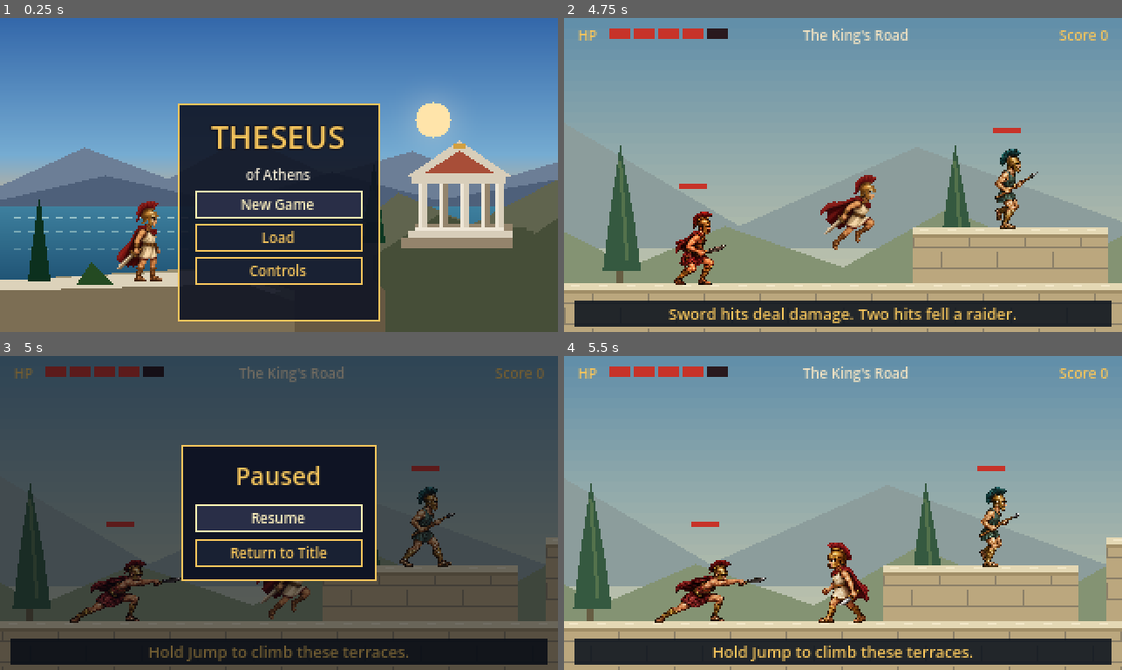
Above: before the commit, frames 1-4 (two rows, left to right).
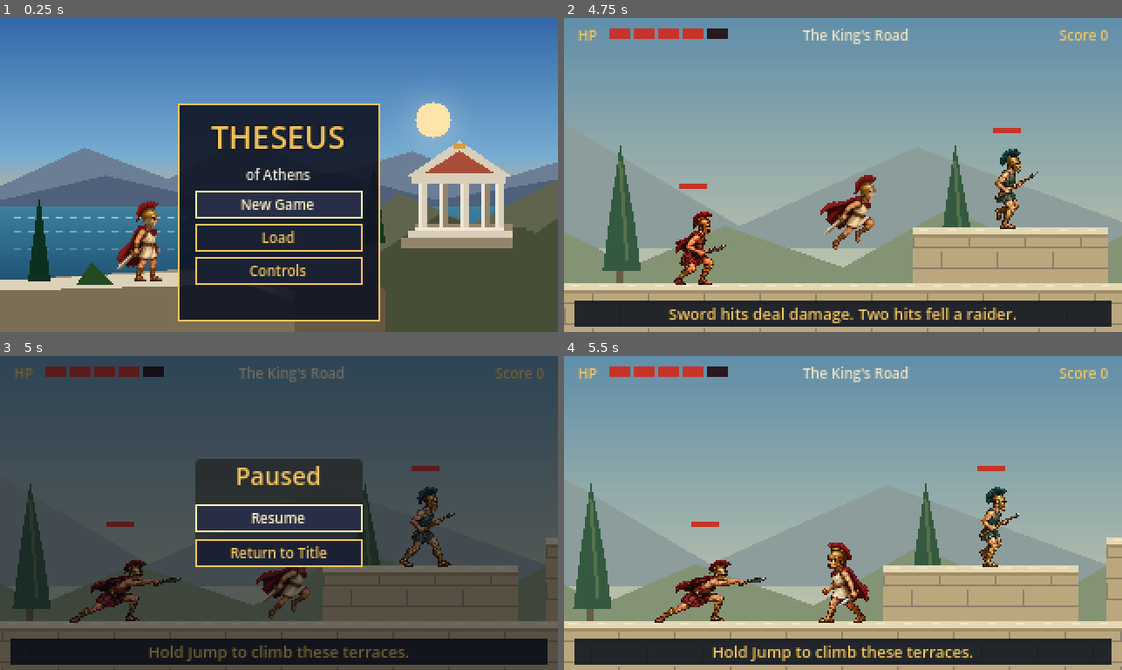
Above: after the commit, the same moments.

Repository: christsantiris/Theseus
Game: Godot game, scene res://scenes/main/main.tscn
Same seed, same stepped clock (60 frames per second), same inputs: the game is played once before the commit and once after it.
Inputs:
- Up to frame 1 (0.25 s): no input
- Up to frame 2 (4.75 s): click "New Game" at 0.5 s; tap Enter at 1.25 s; hold D (move_right) 1.28-2.78 s; tap Space (attack) at 1.35, 2.3, 2.85, 3.8, 4.35 s; tap Up (jump) at 1.52, 1.55, 1.82, 2.1, 2.27, 2.57, 3.05, 3.77, 4.07, 4.52, 4.55 s; hold A (move_left) 2.78-3.53 s; hold D (move_right) from 3.53 s (still down); tap Down (duck) at 3.6 s
- Up to frame 3 (5 s): keep holding D (move_right); tap Up (jump) at 4.82 s; tap Escape (pause) at 4.9 s
- Up to frame 4 (5.5 s): release D (move_right) at 5.03 s; hold A (move_left) from 5.03 s (still down); tap Up (jump) at 5.1, 5.27 s; tap Space (attack) at 5.3 s

Frames 1-2 are identical in both runs. In frame 3, 9.0% of the frame differs, in the area x 32-68%, y 28-72%; in frame 4, nothing differs.

Commit message:
Add level 3 with Lamia encounters

Diff:
--- a/scenes/levels/level_1.gd
+++ b/scenes/levels/level_1.gd
@@ -10,6 +10,7 @@
 	"telchine": preload("res://scenes/enemies/telchine.tscn"),
 	"spartoi": preload("res://scenes/enemies/spartoi.tscn"),
 	"bird": preload("res://scenes/enemies/stymphalian_bird.tscn"),
+	"lamia": preload("res://scenes/enemies/lamia.tscn"),
 }
 const FLASK := preload("res://scenes/pickups/health_flask.tscn")
 const CHECKPOINT := preload("res://scenes/objects/checkpoint.tscn")
@@ -119,12 +120,6 @@
 
 func _style_pause_screen() -> void:
 	var theme := preload("res://scenes/ui/theme_helpers.gd")
-	var panel_style := StyleBoxFlat.new()
-	panel_style.bg_color = Color(0.06, 0.08, 0.14, 1)
-	panel_style.border_color = theme.GOLD
-	panel_style.set_border_width_all(1)
-	panel_style.set_content_margin_all(8)
-	pause_panel.add_theme_stylebox_override("panel", panel_style)
 	for button in [resume_button, next_button, replay_button, title_button]:
 		theme.style_button(button, 8)
 		button.custom_minimum_size = Vector2(96, 16)
@@ -253,6 +248,7 @@
 	resume_button.hide()
 	replay_button.show()
 	next_button.visible = not next_level.is_empty()
+	next_button.text = "Continue to Level %d" % (level_number + 1)
 	pause_screen.show()
 	if next_button.visible:
 		next_button.grab_focus()
--- a/scenes/levels/level_2.gd
+++ b/scenes/levels/level_2.gd
@@ -4,7 +4,7 @@
 func _ready() -> void:
 	layout = preload("res://scenes/levels/level_2_layout.gd")
 	level_number = 2
-	next_level = ""
+	next_level = "res://scenes/levels/level_3.tscn"
 	objective = "Follow the rocky coast. Duck high birds; jump low birds."
 	completion_text = "The coastal sanctuary is clear."
 	super()
--- /dev/null
+++ b/scenes/levels/level_3.gd
@@ -0,0 +1,10 @@
+extends "res://scenes/levels/level_1.gd"
+
+
+func _ready() -> void:
+	layout = preload("res://scenes/levels/level_3_layout.gd")
+	level_number = 3
+	next_level = ""
+	objective = "Cross the town. Wait for Lamia's coils to open."
+	completion_text = "The city's sacred road is clear."
+	super()
--- /dev/null
+++ b/scenes/levels/level_3.tscn
@@ -0,0 +1,14 @@
+[gd_scene load_steps=4 format=3]
+
+[ext_resource type="PackedScene" path="res://scenes/levels/level_1.tscn" id="1_base"]
+[ext_resource type="Script" path="res://scenes/levels/level_3.gd" id="2_level"]
+[ext_resource type="Script" path="res://scenes/levels/level_3_geometry.gd" id="3_town"]
+
+[node name="Level3" instance=ExtResource("1_base")]
+script = ExtResource("2_level")
+
+[node name="World" parent="." index="0"]
+script = ExtResource("3_town")
+
+[node name="Player" parent="." index="1"]
+position = Vector2(48, 280)
--- /dev/null
+++ b/scenes/levels/level_3_geometry.gd
@@ -0,0 +1,109 @@
+@tool
+extends "res://scenes/levels/level_geometry.gd"
+
+const Town := preload("res://scenes/levels/level_3_layout.gd")
+
+
+func _ready() -> void:
+	_make_solid("Ground", Rect2(0, Town.FLOOR_Y, Town.WIDTH, 64))
+	_make_solid("LeftBoundary", Rect2(-16, -128, 16, 512))
+	_make_solid("RightBoundary", Rect2(Town.WIDTH, -128, 16, 512))
+	for index in Town.PLATFORMS.size():
+		_make_solid("TownTerrace%d" % index, Town.PLATFORMS[index])
+	queue_redraw()
+
+
+func _draw() -> void:
+	for y in range(0, Town.HEIGHT, 8):
+		draw_rect(Rect2(0, y, Town.WIDTH, 8), Color("789ba9").lerp(Color("e2d4b1"), float(y) / Town.HEIGHT))
+	for x in range(-160, Town.WIDTH, 320):
+		draw_colored_polygon(PackedVector2Array([Vector2(x, 280), Vector2(x + 80, 106), Vector2(x + 176, 84), Vector2(x + 320, 280)]), Color("a5b2a5"))
+	# Muted distant rooflines sit behind the warmer, detailed town buildings.
+	for x in range(-64, Town.WIDTH, 96):
+		var base := Town.surface_at(x + 48) + 16
+		var height := 70 + (posmod(x, 5) * 8)
+		draw_rect(Rect2(x, base - height, 84, height), Color("acb5a6"))
+		draw_colored_polygon(PackedVector2Array([Vector2(x - 4, base - height), Vector2(x + 42, base - height - 16), Vector2(x + 88, base - height)]), Color("a69d8b"))
+	for x in range(-32, Town.WIDTH - 64, 160):
+		var base := Town.surface_at(x + 48) + 12
+		_house(x, base, 72 + posmod(x, 3) * 8, posmod(x, 2) == 0)
+	for x in [352, 1376, 2048, 2736, 3408, 4528]:
+		_background_temple(x, Town.surface_at(x) + 10)
+	_colonnade(2240, 280, 4)
+	_colonnade(3008, 216, 3)
+	for x in [152, 1504, 2000, 4000, 4160]:
+		_town_cypress(x, Town.surface_at(x))
+	for x in [1184, 1808, 2944, 3712, 4400]:
+		var base := Town.surface_at(x)
+		_amphora(x, base + 2)
+	_paving(Rect2(0, Town.FLOOR_Y, Town.WIDTH, 40))
+	for platform: Rect2 in Town.PLATFORMS:
+		_paving(platform)
+
+
+func _house(x: float, base: float, height: float, blue_door: bool) -> void:
+	var top := base - height
+	draw_rect(Rect2(x, top, 120, height), Color("c8bda0"))
+	draw_rect(Rect2(x + 4, top + 4, 84, height - 4), Color("d6ccb0"))
+	draw_rect(Rect2(x + 105, top + 6, 15, height - 6), Color("b5aa91"))
+	draw_colored_polygon(PackedVector2Array([Vector2(x - 8, top), Vector2(x + 54, top - 20), Vector2(x + 128, top)]), Color("a16c54"))
+	for row in 3:
+		draw_line(Vector2(x + row * 18 - 2, top - row * 5), Vector2(x + 126 - row * 18, top - row * 5), Color("bd8d68"))
+	draw_rect(Rect2(x - 6, top, 132, 4), Color("d9c5a3"))
+	draw_rect(Rect2(x + 48, base - 37, 22, 37), Color("55777a") if blue_door else Color("877556"))
+	draw_rect(Rect2(x + 50, base - 35, 3, 35), Color("789391") if blue_door else Color("a58a61"))
+	draw_rect(Rect2(x + 46, base - 40, 26, 4), Color("b3a68a"))
+	for window_x in [18, 86]:
+		draw_rect(Rect2(x + window_x, top + 14, 14, 19), Color("7c8d86"))
+		draw_rect(Rect2(x + window_x - 2, top + 33, 18, 3), Color("e0d5b8"))
+		draw_line(Vector2(x + window_x + 7, top + 15), Vector2(x + window_x + 7, top + 31), Color("b2b79f"))
+	for stone_x in range(8, 116, 24):
+		draw_rect(Rect2(x + stone_x, base - 8, 18, 2), Color("b8ad92"))
+
+
+func _background_temple(x: float, base: float) -> void:
+	draw_rect(Rect2(x - 52, base - 6, 104, 6), Color("b9b198"))
+	draw_rect(Rect2(x - 45, base - 68, 90, 62), Color("a4a896"))
+	for column_x in [-36, -12, 12, 36]:
+		draw_rect(Rect2(x + column_x - 5, base - 67, 10, 61), Color("d3ccb1"))
+		draw_rect(Rect2(x + column_x - 5, base - 65, 3, 57), Color("e1d8ba"))
+		draw_rect(Rect2(x + column_x - 7, base - 72, 14, 6), Color("d9d0b4"))
+	draw_rect(Rect2(x - 49, base - 80, 98, 9), Color("d7cdb0"))
+	draw_colored_polygon(PackedVector2Array([Vector2(x - 51, base - 80), Vector2(x, base - 106), Vector2(x + 51, base - 80)]), Color("d1c5a8"))
+	draw_colored_polygon(PackedVector2Array([Vector2(x - 37, base - 82), Vector2(x, base - 99), Vector2(x + 37, base - 82)]), Color("ad8265"))
+	draw_rect(Rect2(x - 3, base - 110, 6, 6), Color("cfb46d"))
+
+
+func _colonnade(x: float, base: float, columns: int) -> void:
+	for index in columns:
+		var at := x + index * 40
+		draw_rect(Rect2(at - 5, base - 65, 10, 65), Color("c1baa0"))
+		draw_rect(Rect2(at - 5, base - 64, 3, 62), Color("d9d0b1"))
+		draw_rect(Rect2(at - 8, base - 70, 16, 6), Color("ded3b4"))
+	draw_rect(Rect2(x - 12, base - 78, (columns - 1) * 40 + 24, 9), Color("cabd9e"))
+
+
+func _town_cypress(x: float, base: float) -> void:
+	draw_rect(Rect2(x - 2, base - 20, 4, 20), Color("7d7458"))
+	draw_colored_polygon(PackedVector2Array([Vector2(x - 10, base - 12), Vector2(x - 5, base - 42), Vector2(x, base - 72), Vector2(x + 6, base - 43), Vector2(x + 10, base - 12)]), Color("59745d"))
+	draw_line(Vector2(x, base - 58), Vector2(x + 3, base - 18), Color("7e8c65"), 2)
+
+
+func _amphora(x: float, base: float) -> void:
+	draw_colored_polygon(PackedVector2Array([Vector2(x - 4, base), Vector2(x - 7, base - 13), Vector2(x - 3, base - 20), Vector2(x - 3, base - 24), Vector2(x + 3, base - 24), Vector2(x + 3, base - 20), Vector2(x + 7, base - 13), Vector2(x + 4, base)]), Color("ae7853"))
+	draw_line(Vector2(x - 2, base - 18), Vector2(x - 3, base - 5), Color("c99b6c"), 2)
+	draw_arc(Vector2(x - 5, base - 16), 5, PI * 0.5, PI * 1.6, 8, Color("a17653"), 2)
+	draw_arc(Vector2(x + 5, base - 16), 5, -PI * 0.6, PI * 0.5, 8, Color("a17653"), 2)
+
+
+func _paving(rectangle: Rect2) -> void:
+	draw_rect(rectangle, Color("b1a383"))
+	for y in range(int(rectangle.position.y) + 12, int(rectangle.end.y), 12):
+		draw_line(Vector2(rectangle.position.x, y), Vector2(rectangle.end.x, y), Color("8e846e"))
+		var shift := 16 if y % 24 == 0 else 0
+		for x in range(int(rectangle.position.x) + shift, int(rectangle.end.x), 32):
+			draw_line(Vector2(x, y - 10), Vector2(x, y), Color("958a70"))
+	draw_rect(Rect2(rectangle.position, Vector2(rectangle.size.x, 4)), Color("eee1be"))
+	draw_rect(Rect2(rectangle.position + Vector2(0, 4), Vector2(rectangle.size.x, 3)), Color("cbbb94"))
+	for x in range(int(rectangle.position.x) + 5, int(rectangle.end.x) - 8, 24):
+		draw_rect(Rect2(x, rectangle.position.y + 1, 9, 1), Color("fbf0d0"))
--- /dev/null
+++ b/scenes/levels/level_3_layout.gd
@@ -0,0 +1,78 @@
+extends RefCounted
+
+const WIDTH := 4800
+const HEIGHT := 320
+const FLOOR_Y := 280
+const START := Vector2(48, FLOOR_Y)
+const SECTIONS := [
+	{"x": 0, "name": "City Gate"},
+	{"x": 960, "name": "Potters' Quarter"},
+	{"x": 1920, "name": "Agora Terraces"},
+	{"x": 2880, "name": "Temple District"},
+	{"x": 3840, "name": "Acropolis Approach"},
+]
+
+# Connected uphill steps and generous combat landings keep every missed jump
+# recoverable. The breaks at street level are shallow courtyards, not pits.
+const PLATFORMS := [
+	Rect2(480, 264, 256, 16), Rect2(736, 248, 112, 32),
+	Rect2(848, 232, 320, 48), Rect2(1168, 248, 128, 32),
+	Rect2(1296, 264, 128, 16),
+	Rect2(1488, 264, 112, 16), Rect2(1600, 248, 160, 32),
+	Rect2(1760, 264, 128, 16),
+	Rect2(2208, 264, 112, 16), Rect2(2320, 248, 112, 32),
+	Rect2(2432, 232, 224, 48), Rect2(2656, 216, 256, 64),
+	Rect2(2912, 200, 128, 80), Rect2(3040, 184, 128, 96),
+	Rect2(3168, 168, 192, 112), Rect2(3360, 152, 256, 128),
+	Rect2(3616, 184, 112, 96), Rect2(3728, 216, 112, 64),
+	Rect2(3840, 248, 112, 32), Rect2(3952, 264, 112, 16),
+	Rect2(4240, 264, 112, 16), Rect2(4352, 248, 192, 32),
+	Rect2(4544, 264, 80, 16),
+]
+
+const ENEMIES := [
+	{"name": "HopliteCityGate", "kind": "hoplite", "position": Vector2(304, 280), "patrol": Vector2(240, 368)},
+	{"name": "PeltastGate", "kind": "peltast", "position": Vector2(576, 264), "patrol": Vector2(512, 688)},
+	{"name": "SpartoiWorkshop", "kind": "spartoi", "position": Vector2(784, 248), "patrol": Vector2(752, 832)},
+	{"name": "LamiaWorkshop", "kind": "lamia", "position": Vector2(1040, 232), "patrol": Vector2(944, 1120)},
+	{"name": "SpartoiPotters", "kind": "spartoi", "position": Vector2(1344, 264), "patrol": Vector2(1312, 1408)},
+	{"name": "PeltastPotters", "kind": "peltast", "position": Vector2(1680, 248), "patrol": Vector2(1616, 1744)},
+	{"name": "HopliteAgora", "kind": "hoplite", "position": Vector2(2100, 280), "patrol": Vector2(2040, 2160)},
+	{"name": "HopliteColonnade", "kind": "hoplite", "position": Vector2(2528, 232), "patrol": Vector2(2464, 2624)},
+	{"name": "LamiaAgora", "kind": "lamia", "position": Vector2(2800, 216), "patrol": Vector2(2720, 2864)},
+	{"name": "PeltastTempleLanding", "kind": "peltast", "position": Vector2(3088, 184), "patrol": Vector2(3056, 3152)},
+	{"name": "SpartoiTempleRoof", "kind": "spartoi", "position": Vector2(3264, 168), "patrol": Vector2(3184, 3344)},
+	{"name": "LamiaTemple", "kind": "lamia", "position": Vector2(3504, 152), "patrol": Vector2(3424, 3584)},
+	{"name": "PeltastDescent", "kind": "peltast", "position": Vector2(3888, 248), "patrol": Vector2(3856, 3936)},
+	{"name": "SpartoiSanctuary", "kind": "spartoi", "position": Vector2(4208, 280), "patrol": Vector2(4144, 4232)},
+	{"name": "LamiaSanctuary", "kind": "lamia", "position": Vector2(4448, 248), "patrol": Vector2(4384, 4512)},
+	{"name": "HopliteAcropolisGuard", "kind": "hoplite", "position": Vector2(4672, 280), "patrol": Vector2(4640, 4704)},
+]
+
+const FLASKS := [
+	{"name": "HealthFlaskGate", "position": Vector2(432, 280)},
+	{"name": "HealthFlaskPotters", "position": Vector2(1456, 280)},
+	{"name": "HealthFlaskAgora", "position": Vector2(2384, 248)},
+	{"name": "HealthFlaskTemple", "position": Vector2(3664, 184)},
+	{"name": "HealthFlaskAcropolis", "position": Vector2(4320, 264)},
+]
+const CHECKPOINTS := [
+	{"name": "AgoraShrine", "position": Vector2(1960, 280), "spawn": Vector2(1984, 280)},
+	{"name": "AcropolisShrine", "position": Vector2(4096, 280), "spawn": Vector2(4120, 280)},
+]
+const EXIT := Vector2(4752, FLOOR_Y)
+const GATE_GUARD := "HopliteAcropolisGuard"
+const TIPS := [
+	{"x": 80, "end": 320, "text": "The town road leads to the acropolis."},
+	{"x": 864, "end": 1120, "text": "Lamia reaches far. Bait her strike, then wait."},
+	{"x": 1120, "end": 1456, "text": "Closed coils are protected. Counter when open."},
+	{"x": 2656, "end": 2880, "text": "Jump the long strike or retreat out of reach."},
+]
+
+
+static func surface_at(x: float) -> float:
+	var surface := float(FLOOR_Y)
+	for platform: Rect2 in PLATFORMS:
+		if x >= platform.position.x and x < platform.end.x:
+			surface = minf(surface, platform.position.y)
+	return surface
--- a/tests/level_2_smoke.gd
+++ b/tests/level_2_smoke.gd
@@ -96,7 +96,7 @@
 	_expect(level.level_number == 2 and level.player.position.distance_to(Coast.CHECKPOINTS[1].spawn) < 1.0, "Title Load resumes the latest Level 2 shrine")
 	await _traverse()
 	level = current_scene
-	_expect(not level.next_button.visible and level.pause_heading.text == "Level 2 Complete", "Coastal temple completes Level 2 without a missing next level")
+	_expect(level.next_button.visible and level.next_button.text == "Continue to Level 3" and level.pause_heading.text == "Level 2 Complete", "Coastal temple completion offers Level 3")
 	level._on_replay_pressed()
 	await _frames()
 	_expect(current_scene.level_number == 2 and state.can_load(), "Replay restarts the current level and retains its entrance checkpoint")
--- /dev/null
+++ b/tests/level_3_smoke.gd
@@ -0,0 +1,227 @@
+extends SceneTree
+
+# Run: godot --headless --path . --script res://tests/level_3_smoke.gd --fixed-fps 60
+const Town := preload("res://scenes/levels/level_3_layout.gd")
+const Coast := preload("res://scenes/levels/level_2_layout.gd")
+var failures: Array[String] = []
+var state: Node
+
+
+func _initialize() -> void:
+	call_deferred("_run")
+
+
+func _expect(condition: bool, message: String) -> void:
+	if not condition:
+		failures.append(message)
+		push_error(message)
+
+
+func _frames(count: int = 4) -> void:
+	for frame in count:
+		await physics_frame
+
+
+func _isolate(level: Node) -> void:
+	for enemy in get_nodes_in_group("enemies"):
+		enemy.set_physics_process(false)
+		enemy.collision_layer = 0
+		enemy.contact.collision_mask = 0
+		enemy.remove_from_group("enemies")
+
+
+func _fresh(number: int = 3) -> Node:
+	paused = false
+	for action in ["move_right", "jump", "attack"]:
+		Input.action_release(action)
+	if is_instance_valid(current_scene):
+		current_scene.free()
+	state.begin_level(number)
+	var level = load(state.scene_path()).instantiate()
+	root.add_child(level)
+	current_scene = level
+	_isolate(level)
+	await _frames()
+	return level
+
+
+func _run() -> void:
+	state = root.get_node("LevelRun")
+	var level = await _fresh(2)
+	level.player.position = Coast.CHECKPOINTS[1].position
+	await _frames()
+	_expect(state.level_number == 2 and state.checkpoint_index == 1, "Level 2 shrine is saved before entering town")
+	level._on_next_pressed()
+	_expect(state.level_number == 2, "Continue cannot skip an uncleared level")
+	level._on_gate_entered()
+	_expect(level.next_button.visible and level.next_button.text == "Continue to Level 3", "Level 2 completion names the correct next level")
+	level._on_next_pressed()
+	await _frames()
+	level = current_scene
+	_isolate(level)
+	_expect(level.level_number == 3 and state.level_number == 3 and state.can_load(), "Level 2 advances to a saved Level 3 entrance")
+	_expect(state.checkpoint_index == -1 and state.checkpoint_defeated.is_empty(), "The new level replaces the old checkpoint and encounter snapshot")
+	_expect(level.player.position.distance_to(Town.START) < 1.0, "Town entry starts at the correct ground height")
+	level._on_title_pressed()
+	await _frames()
+	current_scene._on_load_pressed()
+	await _frames()
+	level = current_scene
+	_isolate(level)
+	_expect(level.level_number == 3 and level.player.position.distance_to(Town.START) < 1.0, "Title Load resumes Level 3 before a town shrine is lit")
+	var previous_id: int = level.get_instance_id()
+	level.player._die()
+	await _reload(previous_id)
+	level = current_scene
+	_expect(level.level_number == 3 and level.player.health == 5 and level.player.position.distance_to(Town.START) < 1.0, "Death before the first shrine restarts the town entrance")
+	await _check_encounters(level)
+	level.player.position = Town.FLASKS[0].position
+	await _frames()
+	_expect(level.has_node("HealthFlaskGate"), "A full-health player leaves the town flask available")
+	level.player.hurt(2)
+	level.player.velocity = Vector2.ZERO
+	await _frames()
+	_expect(level.player.health == 5 and "HealthFlaskGate" in level._collected, "Town flask restores two bars and records collection")
+	level.get_node("LamiaWorkshop").die()
+	level.player.position = Town.CHECKPOINTS[0].position
+	await _frames()
+	_expect(state.checkpoint_index == 0 and state.checkpoint_score == 150, "Agora shrine saves Lamia's defeat and score")
+	level.get_node("LamiaAgora").die()
+	_expect(level._score == 300, "Later Lamia defeat awards its score")
+	previous_id = level.get_instance_id()
+	level.player._die()
+	await _reload(previous_id)
+	level = current_scene
+	_expect(not level.has_node("LamiaWorkshop") and level.has_node("LamiaAgora"), "Town death restores the shrine's defeated-enemy snapshot")
+	_expect(not level.has_node("HealthFlaskGate") and level._score == 150, "Checkpoint restores collected flasks and rolls back later score")
+	_expect(level.player.position.distance_to(Town.CHECKPOINTS[0].spawn) < 1.0, "Death restores the Agora's safe spawn")
+	level.player.position = Town.CHECKPOINTS[1].position
+	await _frames()
+	level.player.position = Town.CHECKPOINTS[0].position
+	await _frames()
+	_expect(state.checkpoint_index == 1, "Backtracking cannot replace the Acropolis shrine")
+	level._on_title_pressed()
+	await _frames()
+	current_scene._on_load_pressed()
+	await _frames()
+	level = current_scene
+	_isolate(level)
+	_expect(level.level_number == 3 and level.player.position.distance_to(Town.CHECKPOINTS[1].spawn) < 1.0, "Load resumes the highest town shrine")
+	await _traverse()
+	level = current_scene
+	_expect(level.pause_heading.text == "Level 3 Complete" and not level.next_button.visible, "Town completion has replay and title without a missing next level")
+	level._on_next_pressed()
+	_expect(state.level_number == 3, "Final level cannot advance to a nonexistent scene")
+	level._on_replay_pressed()
+	await _frames()
+	_expect(current_scene.level_number == 3 and state.can_load() and state.checkpoint_index == -1, "Replay restarts Level 3 and keeps its entrance load point")
+	_expect(current_scene.player.position.distance_to(Town.START) < 1.0, "Replay begins at the city gate")
+	current_scene._on_title_pressed()
+	await _frames()
+	current_scene._on_new_game_pressed()
+	await _frames()
+	_expect(state.level_number == 1 and not state.can_load(), "New Game resets the campaign to Level 1")
+	paused = false
+	_stop_audio(root)
+	OS.delay_msec(150)
+	if failures.is_empty():
+		print("PASS: Level 2→3, entrance/Load/death, four enemy types, Lamia activation, pickups, both shrines, checkpoint rollback, full town traversal, camera, temple entry, completion, replay and New Game.")
+	quit(0 if failures.is_empty() else 1)
+
+
+func _check_encounters(level: Node) -> void:
+	var counts := {"hoplite": 0, "lamia": 0, "spartoi": 0, "peltast": 0}
+	for encounter: Dictionary in Town.ENEMIES:
+		counts[encounter.kind] += 1
+		_expect(level.has_node(encounter.name), "Encounter spawns: " + String(encounter.name))
+		_expect(encounter.position.y == Town.surface_at(encounter.position.x), String(encounter.name) + " stands on the correct terrace")
+		_expect(Town.surface_at(encounter.patrol.x) == encounter.position.y and Town.surface_at(encounter.patrol.y) == encounter.position.y, String(encounter.name) + " has a level patrol landing")
+	for kind in counts:
+		_expect(counts[kind] == 4, "Town contains four " + kind + " enemies")
+	for pickup: Dictionary in Town.FLASKS:
+		_expect(pickup.position.y == Town.surface_at(pickup.position.x), "Flask is on terrain: " + String(pickup.name))
+	for shrine: Dictionary in Town.CHECKPOINTS:
+		_expect(shrine.spawn.y == Town.surface_at(shrine.spawn.x), "Shrine spawn is supported")
+	var lamia = level.get_node("LamiaWorkshop")
+	# Activate the real controller on its actual platform; the rest of the scene
+	# remains isolated so this checks placement independently of other fights.
+	level.player.position = lamia.position + Vector2(-56, 0)
+	lamia.set_physics_process(true)
+	for frame in 60:
+		await physics_frame
+		if lamia._state == "windup":
+			break
+	_expect(lamia._state == "windup", "Placed Lamia engages Theseus on her broad workshop platform")
+	_expect(lamia.position.distance_to(Town.ENEMIES[3].position) < 0.2, "Lamia stays on her anchored platform")
+	lamia.set_physics_process(false)
+
+
+func _reload(previous_id: int) -> void:
+	for frame in 100:
+		await physics_frame
+		if is_instance_valid(current_scene) and current_scene.get_instance_id() != previous_id:
+			break
+	_isolate(current_scene)
+	await _frames()
+	_expect(current_scene.get_instance_id() != previous_id, "Death reloads the town scene")
+
+
+func _traverse() -> void:
+	var level = await _fresh()
+	var player = level.player
+	_expect(player.get_node("Camera2D").limit_right == Town.WIDTH and player.get_node("Camera2D").limit_bottom == Town.HEIGHT, "Camera covers the town's full route")
+	_expect(level.get_node("World").has_node("TownTerrace22"), "All twenty-three town terraces have collision")
+	level._gate._on_body_entered(player)
+	_expect(not level._complete and not level._entering_temple, "Closed town gate cannot complete the level")
+	var jumping := false
+	var left_floor := false
+	var jumps := 0
+	var highest := float(Town.FLOOR_Y)
+	var camera_top := float(Town.HEIGHT)
+	var camera_bottom := 0.0
+	var saw_entry := false
+	Input.action_press("move_right")
+	for frame in 5500:
+		await physics_frame
+		highest = minf(highest, player.position.y)
+		var camera_y: float = player.get_node("Camera2D").get_screen_center_position().y
+		camera_top = minf(camera_top, camera_y)
+		camera_bottom = maxf(camera_bottom, camera_y)
+		if level._entering_temple:
+			saw_entry = true
+			_expect(paused and not player.is_physics_processing(), "Temple entry pauses combat and controls")
+		if level._complete:
+			break
+		if not player.is_on_floor() and jumping:
+			left_floor = true
+		if player.is_on_floor() and jumping and left_floor:
+			Input.action_release("jump")
+			jumping = false
+			left_floor = false
+		elif player.is_on_floor() and not jumping:
+			for platform: Rect2 in Town.PLATFORMS:
+				var distance: float = platform.position.x - player.position.x
+				var rise: float = player.position.y - platform.position.y
+				if distance > -7.0 and distance <= 27.0 and rise > 4.0:
+					Input.action_press("jump")
+					jumping = true
+					jumps += 1
+					break
+		if player.position.x > 4700 and not level._gate.unlocked:
+			level.get_node(Town.GATE_GUARD).die()
+	Input.action_release("move_right")
+	Input.action_release("jump")
+	_expect(level._complete and saw_entry, "Entire town reaches its temple entry and completion; x=%.1f y=%.1f" % [player.position.x, player.position.y])
+	_expect(jumps >= 15 and highest < 135, "Route exercises fifteen climbs and the temple district's height")
+	_expect(camera_bottom - camera_top > 60.0, "Camera follows the town ascent and descent")
+	_expect(state.checkpoint_index == 1, "The normal route reaches both shrine triggers")
+	_expect(player.sprite.modulate.a < 0.01 and player.position.distance_to(Town.EXIT + Vector2(2, -20)) < 0.1, "Theseus disappears into the temple doorway")
+	print("Town traversal: %d jumps; peak feet y=%.1f; %.1f simulated seconds." % [jumps, highest, state.elapsed_seconds])
+
+
+func _stop_audio(node: Node) -> void:
+	for child in node.get_children():
+		_stop_audio(child)
+	if node is AudioStreamPlayer:
+		node.stop()
+		node.stream = null
Binary file added: docs/level_3_complete.png
Binary file added: docs/level_3_preview.png
Not shown, added: scenes/levels/level_3.gd.uid
Not shown, added: scenes/levels/level_3_geometry.gd.uid
Not shown, added: scenes/levels/level_3_layout.gd.uid
Not shown, added: tests/level_3_smoke.gd.uid
Not shown, changed: docs/level_2.md
Not shown, added: docs/level_3.md
